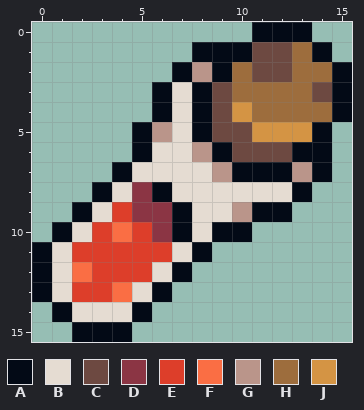
Two states of a pixel-art sprite, Assets/Sprites/Items/16x16Items/16x16_Item_149.png. Above is the file before it was changed.
The file is 16x16 pixels. Colours within 5 levels of each other are drawn and written as one.
Palette (. is transparent): A #030a16  B #e5dcd2  C #6d4941  D #8b3544  E #dd3e2a  F #fa6e44  G #ba958a  H #9d6d3d  J #d49444
Pixels before, first column x 0:
 0 ...........AAA..
 1 ........AAACCHA.
 2 .......AGAHCCHHA
 3 ......ABACHHHHCA
 4 ......ABACJHHHHA
 5 .....AGBACCJJJA.
 6 .....ABBGACCCAA.
 7 ....ABBBBGAAAGA.
 8 ...ABDABBBBBBA..
 9 ..ABEDDABBGAA...
10 .ABEFEDABAA.....
11 ABEEEEEBA.......
12 ABFEEEBA........
13 ABEEFBA.........
14 .ABBBA..........
15 ..AAA...........
After the commit:
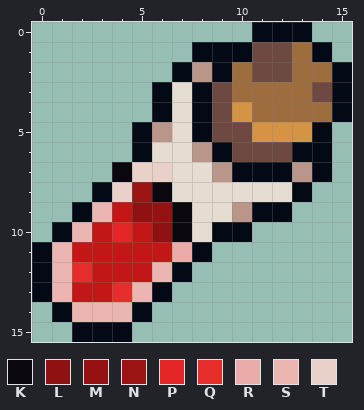
Colours new in this view: K #0a070e  L #8f1111  M #961212  N #9c1313  P #e42626  Q #e52d2c  R #eaaca9  S #ebb6b2  T #e9d0c8
Edits made:
colour E: #dd3e2a -> #c31717
Changed rows in their new state; - is a pixel that keeps its letter.
first column x 1:
 7 ---KTT-
 8 ---TNK-
 9 --S-LMK
10 -S-P-LK
11 S-----R
12 SQ---S-
13 S--QS--
14 -SSS---
Pixel boxes of the changes (left, top, right, bottom) in both pictures:
changed: (52, 162, 192, 322)
